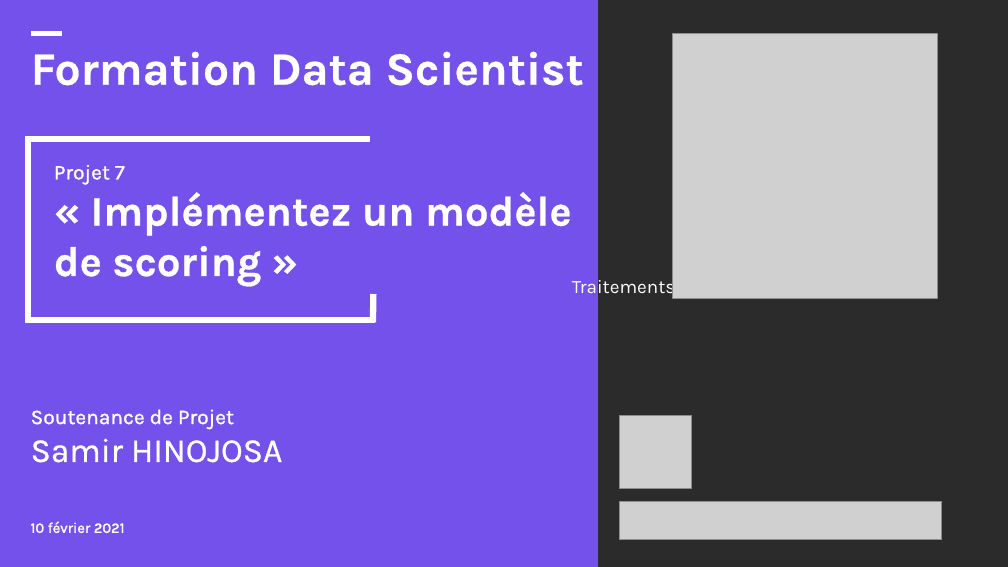
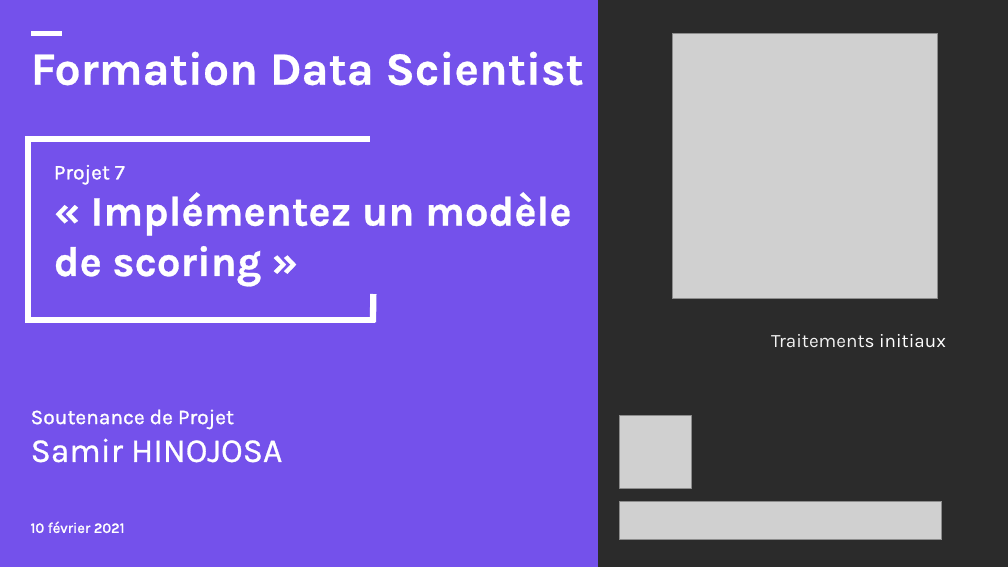
Before and after one commit to samirhinojosa/OC-P7-IMPLEMENT-A-SCORING-MODEL, a slide deck: slide 1 of supports/P7_presentation_final.pptx. Drawn at 1008x567 pixels with LibreOffice and Linux fonts; fonts in the diff are those of the drawing; grey boxes stand for pictures; background and template pictures are left out; a plain dark background stands for a picture behind light text. Boxes give left, top, right and bottom in pixels: in the first picture for what was removed or moved away, otherwise in the second. Text is boxed around its words. In the diff, an @@ line names an element or a change of style, - is before the commit and + after.

```diff
--- a/supports/P7_presentation_final.pptx
+++ b/supports/P7_presentation_final.pptx
@@ text "Traitements initiaux": place and size @@
-text "Traitements initiaux" at (572,276,747,299)
+text "Traitements initiaux" at (771,334,946,348)
@@ text "Traitements initiaux" at (771,334,946,348): text colour #FFFFFF to #F3F3F3 in "Traitements" @@
```
Also in this commit, not shown: 1 other slide changed, 1 other file.
